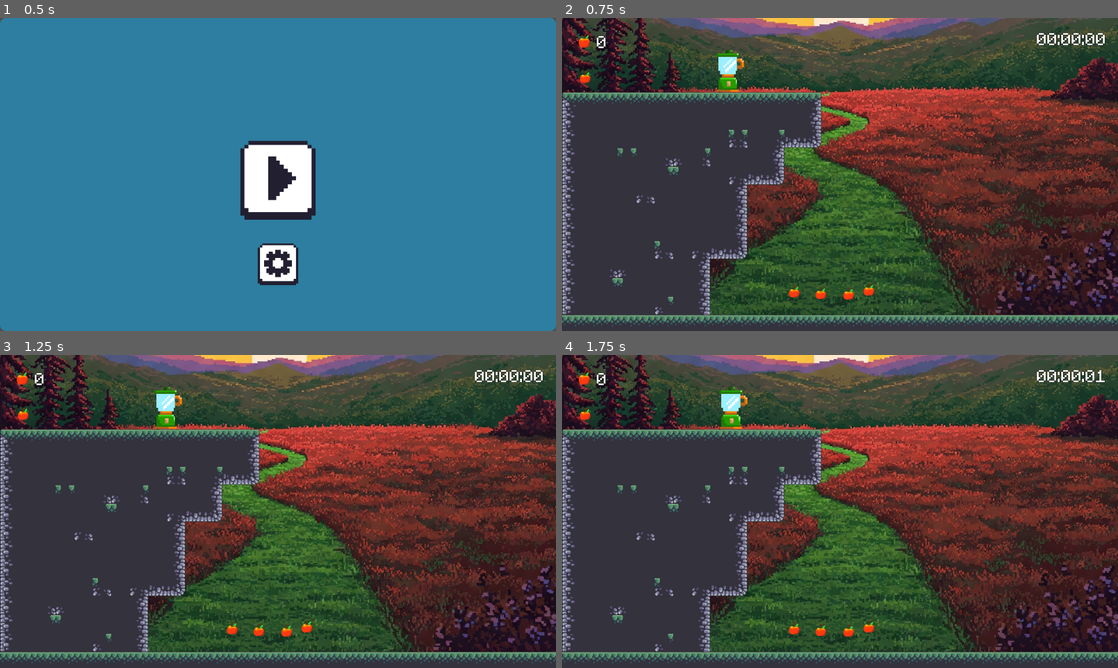
Above: before the commit, frames 1-4 (two rows, left to right).
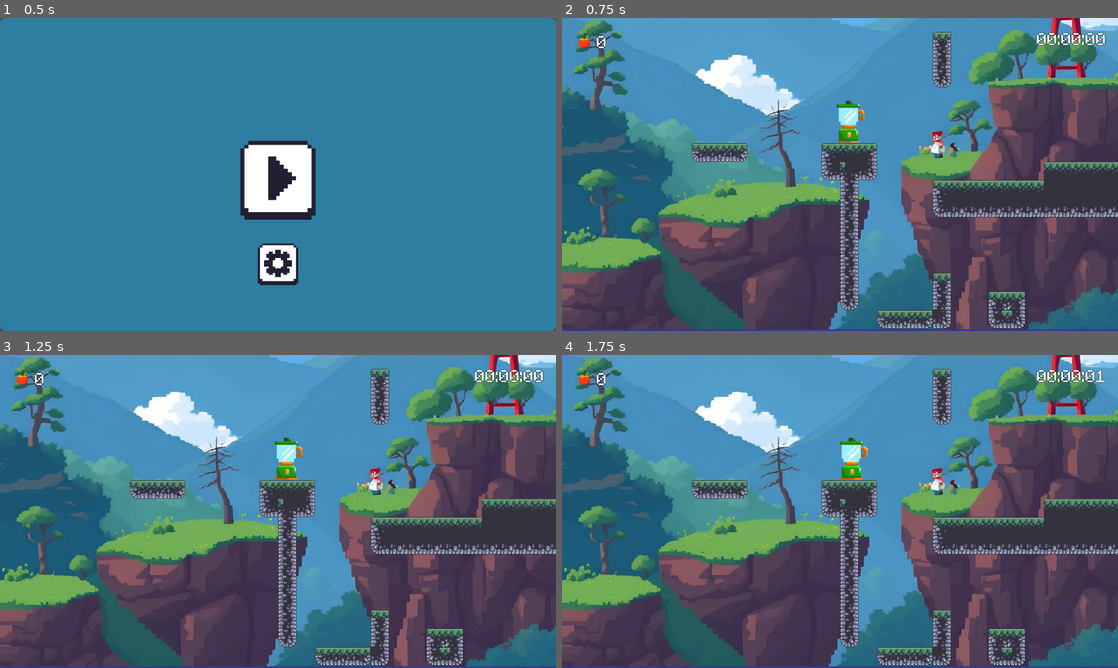
Above: after the commit, the same moments.

Repository: yorukot/JuiceJump
Game: Godot game, scene res://Scenes/UI/MainMenu/LandingPage.tscn
The game is run twice, just before and just after one commit, with the same random seed, the same clock (stepped at 60 frames per second) and the same inputs.
Inputs (mouse positions are in pixels of both pictures, inside the frame that each line leads up to):
- Up to frame 1 (0.5 s): no input
- Up to frame 2 (0.75 s): click (840, 180) at 0.5 s
- Up to frame 3 (1.25 s): no input
- Up to frame 4 (1.75 s): tap Enter at 1.25 s; hold Right (move_right) from 1.28 s (still down); tap Space (jump) at 1.35, 1.52 s

Frame 1 is identical in both runs. In frame 2, 96% of the frame differs, in the area x 0-100%, y 0-100%; in frame 3, 96%; in frame 4, 96%.

Commit message:
feat: update the status bar behind the juicer

Diff:
--- a/Scenes/SpawnPoint.tscn
+++ b/Scenes/SpawnPoint.tscn
@@ -7,10 +7,11 @@
 [ext_resource type="Texture2D" uid="uid://kyj8ssf6b3oi" path="res://blue_box.png" id="2_61p7r"]
 [ext_resource type="Script" uid="uid://chf4pxc0gfq3m" path="res://Scripts/Player/PlayerController.gd" id="2_e6wm4"]
 [ext_resource type="Texture2D" uid="uid://u804xc7xg4m3" path="res://Asset/Background/Gemini_Generated_Image_1u077j1u077j1u07.jpeg" id="3_fg8dm"]
-[ext_resource type="PackedScene" path="res://Scenes/UI/FruitCounter.tscn" id="3_vdmki"]
+[ext_resource type="PackedScene" uid="uid://bv1brt2av1suv" path="res://Scenes/UI/FruitCounter.tscn" id="3_vdmki"]
 [ext_resource type="Texture2D" uid="uid://c4wkf2rs3elb8" path="res://Asset/Map/Terrain_1.png" id="4_61p7r"]
 [ext_resource type="PackedScene" path="res://Scenes/UI/GameTimer.tscn" id="5_e6wm4"]
 [ext_resource type="Texture2D" uid="uid://bhdk3r4c3ly40" path="res://Asset/Map/Jungal.png" id="6_t6gwd"]
+[ext_resource type="Texture2D" uid="uid://dilqu3271c3wk" path="res://Asset/Background/japan.png" id="12_vdmki"]
 
 [sub_resource type="TileSetAtlasSource" id="TileSetAtlasSource_fg8dm"]
 texture = ExtResource("1_t86hv")
@@ -281,7 +282,7 @@
 
 [node name="Juicer" parent="." instance=ExtResource("1_e6wm4")]
 z_index = 5
-position = Vector2(288, 88)
+position = Vector2(496, -904)
 script = ExtResource("2_e6wm4")
 
 [node name="Map" type="Node" parent="."]
@@ -309,3 +310,7 @@
 
 [node name="Banana4" parent="." instance=ExtResource("1_xwcck")]
 position = Vector2(530, 471)
+
+[node name="Japan" type="Sprite2D" parent="."]
+position = Vector2(480, -1448)
+texture = ExtResource("12_vdmki")
--- a/Scripts/Player/PlayerController.gd
+++ b/Scripts/Player/PlayerController.gd
@@ -31,6 +31,9 @@
 # Reference to the juicer audio controller
 @onready var juicer_audio = $JuicerAudio
 
+# Status bar for jump strength
+var strength_bar
+
 # Signal emitted when fruit is collected
 signal fruit_collected(points)
 
@@ -45,6 +48,49 @@
 	# Set default animation
 	$AnimatedSprite2D.play("juice_normal")
 	update_animation_frame()
+
+	# Create the strength bar
+	create_strength_bar()
+
+func create_strength_bar():
+	# Create a ProgressBar for jump strength
+	strength_bar = ProgressBar.new()
+	strength_bar.min_value = 0
+	strength_bar.max_value = max_jump_force
+	strength_bar.value = 0
+
+	# Set the size and position of the progress bar
+	strength_bar.custom_minimum_size = Vector2(50, 5)  # Thin vertical bar
+	strength_bar.position = Vector2(-40, 20)  # Position on the left side of player
+
+	# Remove percentage display
+	strength_bar.show_percentage = false
+
+	# Make the bar invisible by default (only show when charging)
+	strength_bar.visible = false
+
+	# Rotate the bar to be vertical (90 degrees)
+	strength_bar.rotation_degrees = 270
+
+	# Style the progress bar
+	var style = StyleBoxFlat.new()
+	style.bg_color = Color(0.2, 0.2, 0.2, 0.7)  # Background color
+	style.border_width_left = 0
+	style.border_width_right = 0
+	style.border_width_top = 0
+	style.border_width_bottom = 0
+	strength_bar.add_theme_stylebox_override("background", style)
+
+	var fill_style = StyleBoxFlat.new()
+	fill_style.bg_color = Color(0.9, 0.3, 0.2, 0.9)  # Fill color
+	fill_style.border_width_left = 0
+	fill_style.border_width_right = 0
+	fill_style.border_width_top = 0
+	fill_style.border_width_bottom = 0
+	strength_bar.add_theme_stylebox_override("fill", fill_style)
+
+	# Add the progress bar to the player
+	add_child(strength_bar)
 
 func _physics_process(delta):
 	# Track the jump button state
@@ -60,6 +106,11 @@
 			current_charge = 0
 			charge_time = 0.0
 
+			# Show the strength bar
+			if strength_bar:
+				strength_bar.visible = true
+				strength_bar.value = 0
+
 			# Play the juicer start sound
 			juicer_audio.play_start()
 
@@ -76,6 +127,10 @@
 			charge_time += delta
 			charge_time = min(charge_time, max_charge_time)
 			current_charge = (charge_time / max_charge_time) * max_jump_force
+
+			# Update the strength bar
+			if strength_bar:
+				strength_bar.value = current_charge
 
 			# When jump is released, apply the jump
 			if just_released_jump:
@@ -101,6 +156,10 @@
 
 				# Reset charging state
 				is_charging = false
+
+				# Hide the strength bar
+				if strength_bar:
+					strength_bar.visible = false
 
 				# Play the juicer end sound
 				juicer_audio.play_end()
Binary file added: Asset/Background/japan.png
Not shown, added: Asset/Background/japan.png.import
Not shown: 1 places in Scenes/SpawnPoint.tscn that only renumber resources
